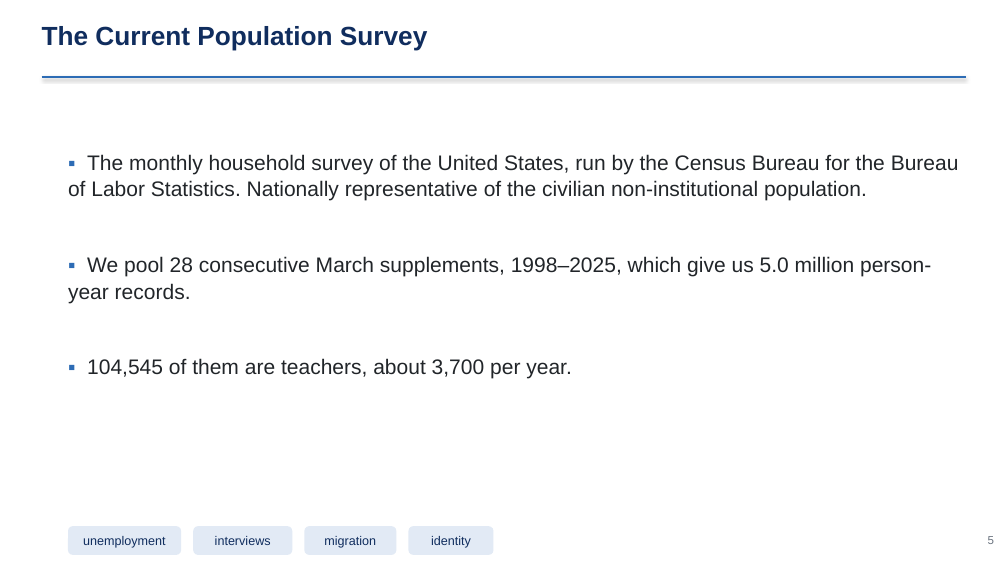
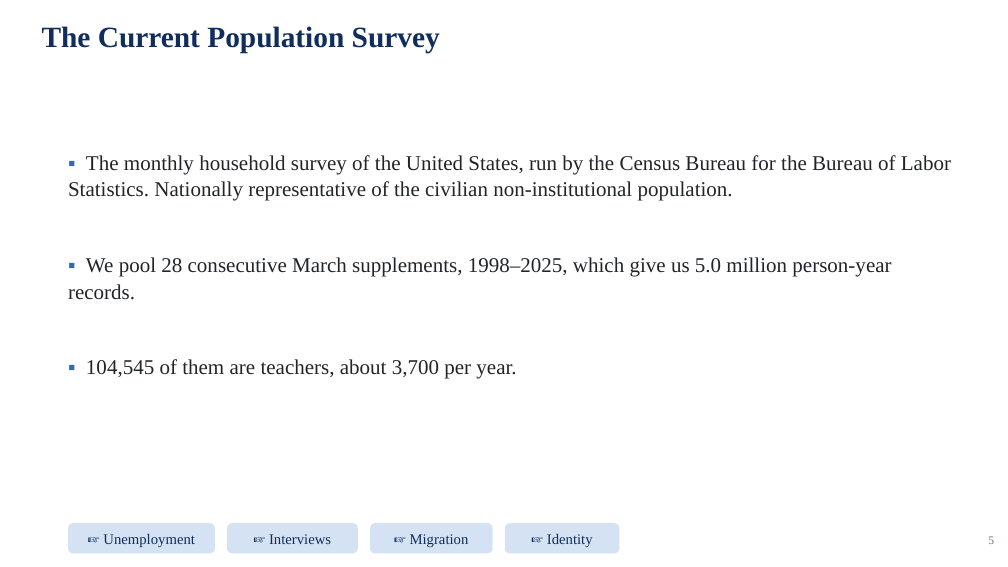
Before and after one commit to jedr1-ship-it/Alternative-Pathways----Quant, a slide deck: slide 5 of report/data_cluster/Proyect_US_cluster.pptx. Drawn at 1008x567 pixels with LibreOffice and Linux fonts; fonts in the diff are those of the drawing. Boxes give left, top, right and bottom in pixels: in the first picture for what was removed or moved away, otherwise in the second. Text is boxed around its words. In the diff, an @@ line names an element or a change of style, - is before the commit and + after.

```diff
--- a/report/data_cluster/Proyect_US_cluster.pptx
+++ b/report/data_cluster/Proyect_US_cluster.pptx
@@ text "The Current Population Survey" at [42,26,440,53]: size 25 to 28 pt, font Arial to Times New Roman @@
@@ line removed from (42, 77) to (966, 77) @@
@@ text "▪ The monthly household survey ..." at [68,155,951,378]: font Arial to Times New Roman @@
@@ rounded rectangle "☞ Unemployment": place and size @@
-rounded rectangle "☞ Unemployment" at [68,526,181,555]
+rounded rectangle "☞ Unemployment" at [68,523,215,554]
@@ text in rounded rectangle at [103,533,195,547]: text changed; size 12 to 14 pt; font Arial to Times New Roman @@
-unemployment
+☞ Unemployment
@@ rounded rectangle "☞ Interviews": place and size @@
-rounded rectangle "☞ Interviews" at [194,526,293,555]
+rounded rectangle "☞ Interviews" at [227,523,358,554]
@@ text in rounded rectangle at [269,534,331,544]: text changed; size 12 to 14 pt; font Arial to Times New Roman @@
-interviews
+☞ Interviews
@@ rounded rectangle "☞ Migration": place and size @@
-rounded rectangle "☞ Migration" at [305,526,397,555]
+rounded rectangle "☞ Migration" at [370,523,492,554]
@@ text in rounded rectangle at [410,534,469,547]: text changed; size 12 to 14 pt; font Arial to Times New Roman @@
-migration
+☞ Migration
@@ fill #E2EAF5 to #D5E2F3 in 4 elements at [68,523,215,554], [227,523,358,554], [370,523,492,554], [505,523,620,554] @@
@@ rounded rectangle "☞ Identity": place and size @@
-rounded rectangle "☞ Identity" at [408,526,493,555]
+rounded rectangle "☞ Identity" at [505,523,620,554]
@@ text in rounded rectangle at [547,533,593,547]: text changed; size 12 to 14 pt; font Arial to Times New Roman @@
-identity
+☞ Identity
@@ text "5" at [988,536,994,544]: font Arial to Times New Roman @@
```
Also in this commit, not shown: 47 other slides changed, 3 other files.
